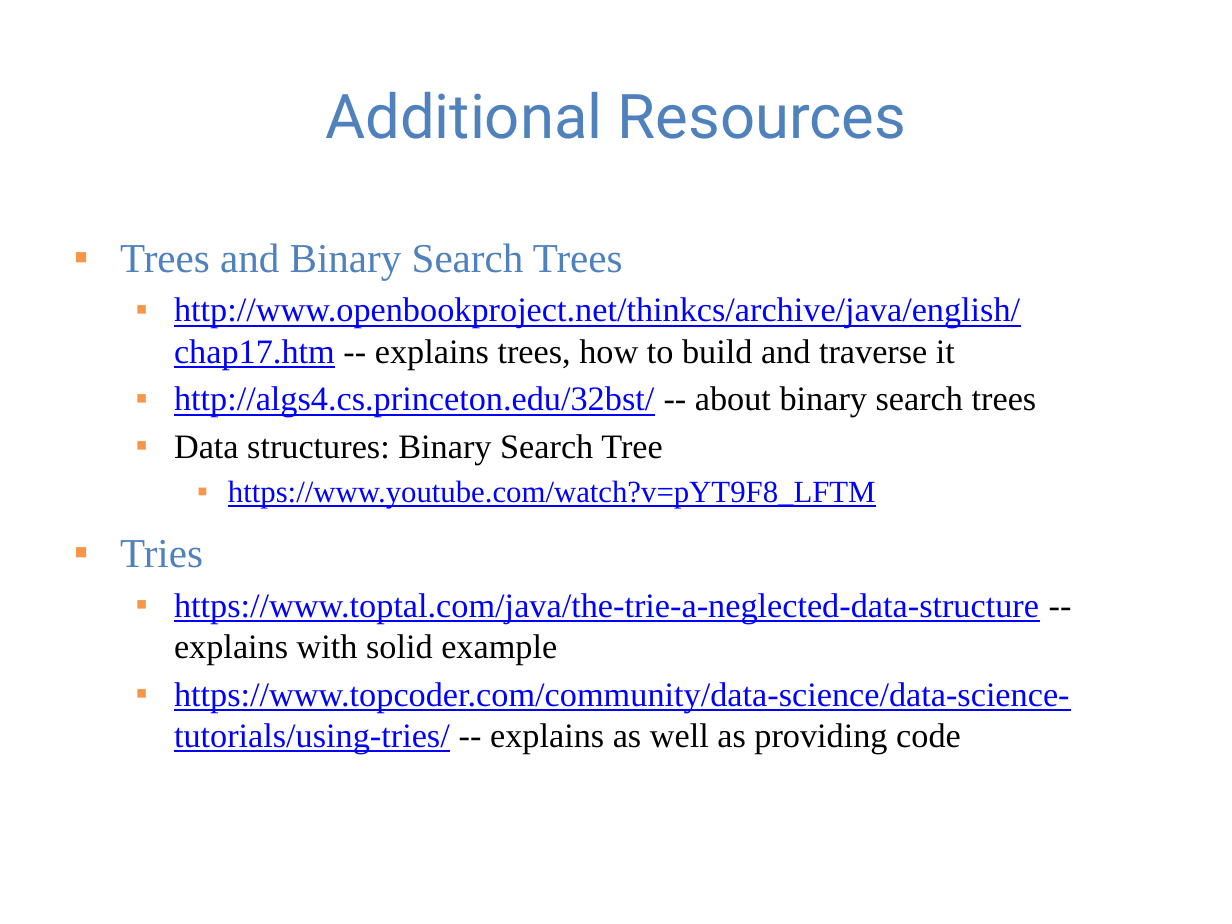
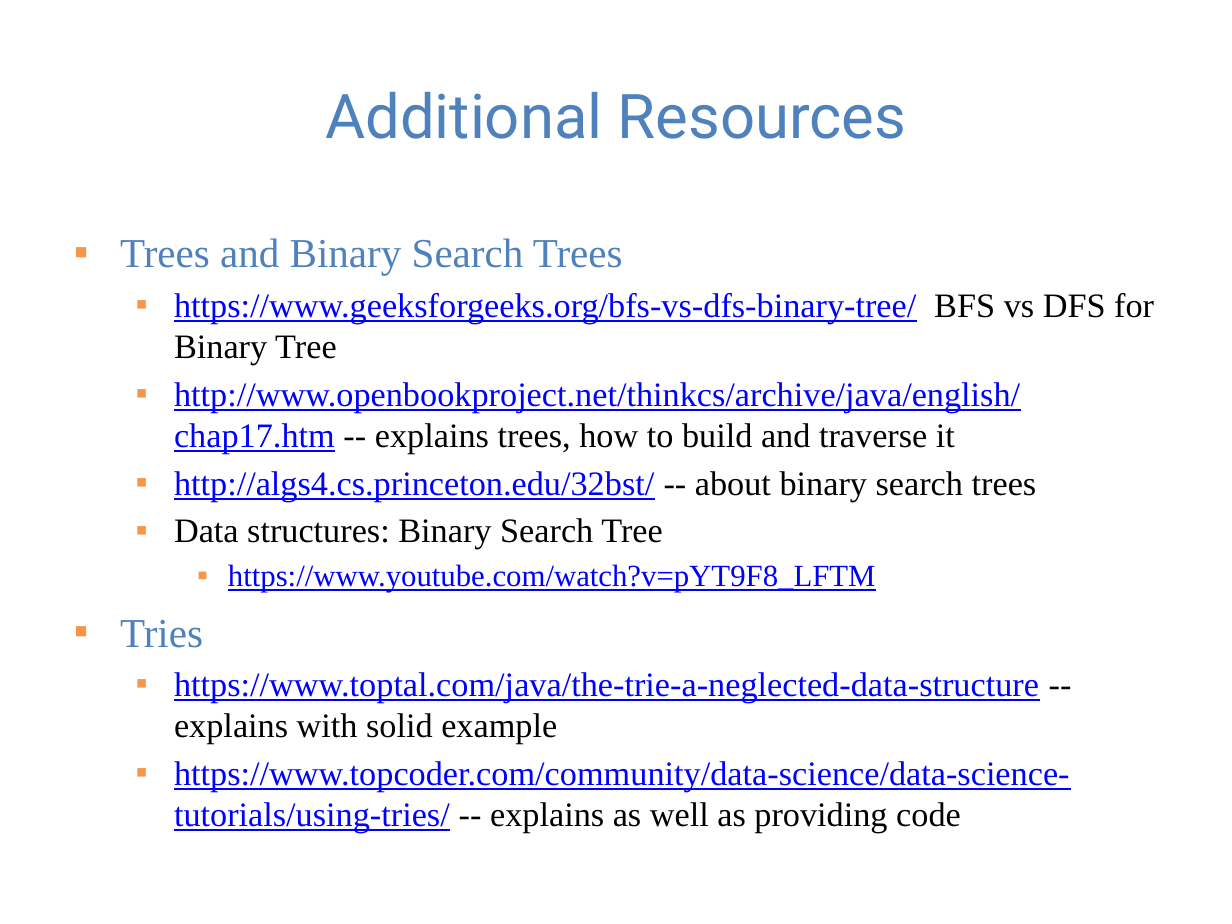
Before and after one commit to guhofstra/CSC111Fa25, a slide deck: slide 37 of PPTs/Lecture 8-binary search tree and trie.pptx (slide 24 before the commit). Drawn at 1232x924 pixels with LibreOffice and Linux fonts; fonts in the diff are those of the drawing. Boxes give left, top, right and bottom in pixels: in the first picture for what was removed or moved away, otherwise in the second. Text is boxed around its words. In the diff, an @@ line names an element or a change of style, - is before the commit and + after.

```diff
--- a/PPTs/Lecture 8-binary search tree and trie.pptx
+++ b/PPTs/Lecture 8-binary search tree and trie.pptx
@@ text at (x1=120, y1=238, x2=623, y2=648): line spacing 1.2 to 1.1 @@
@@ text at (x1=174, y1=293, x2=1154, y2=365): paragraph added @@
+  ▪ https://www.geeksforgeeks.org/bfs-vs-dfs-binary-tree/ BFS vs DFS for Binary Tree
```
Also in this commit, not shown: 7 other slides changed, 13 slides added, 6 other files.
